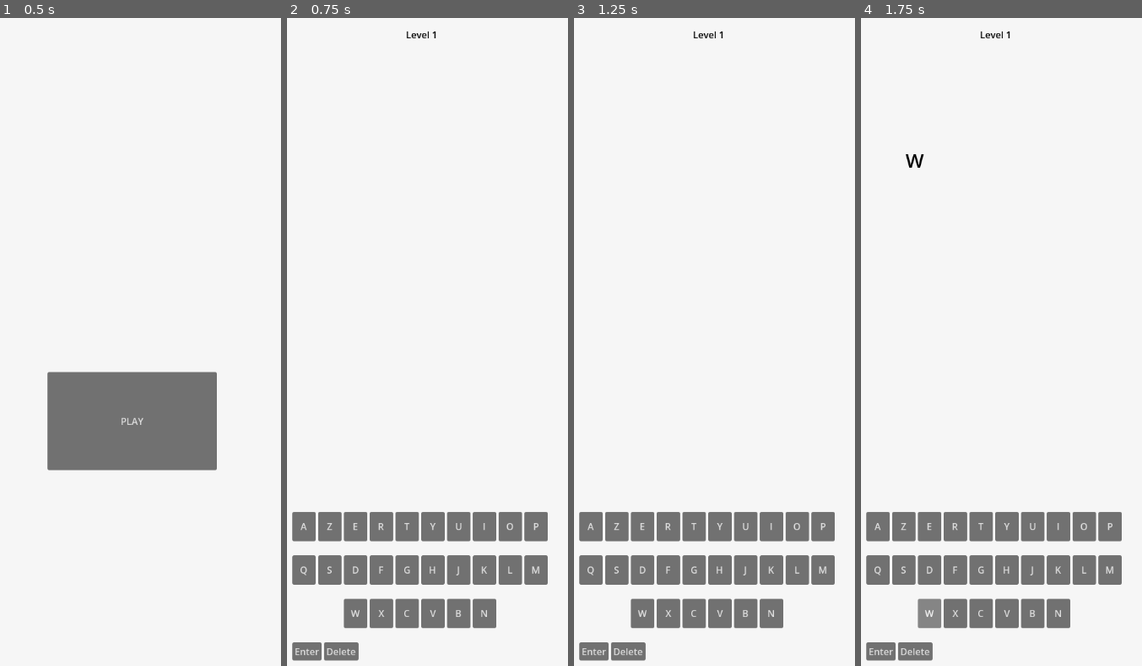
Above: before the commit, frames 1-4 (left to right).
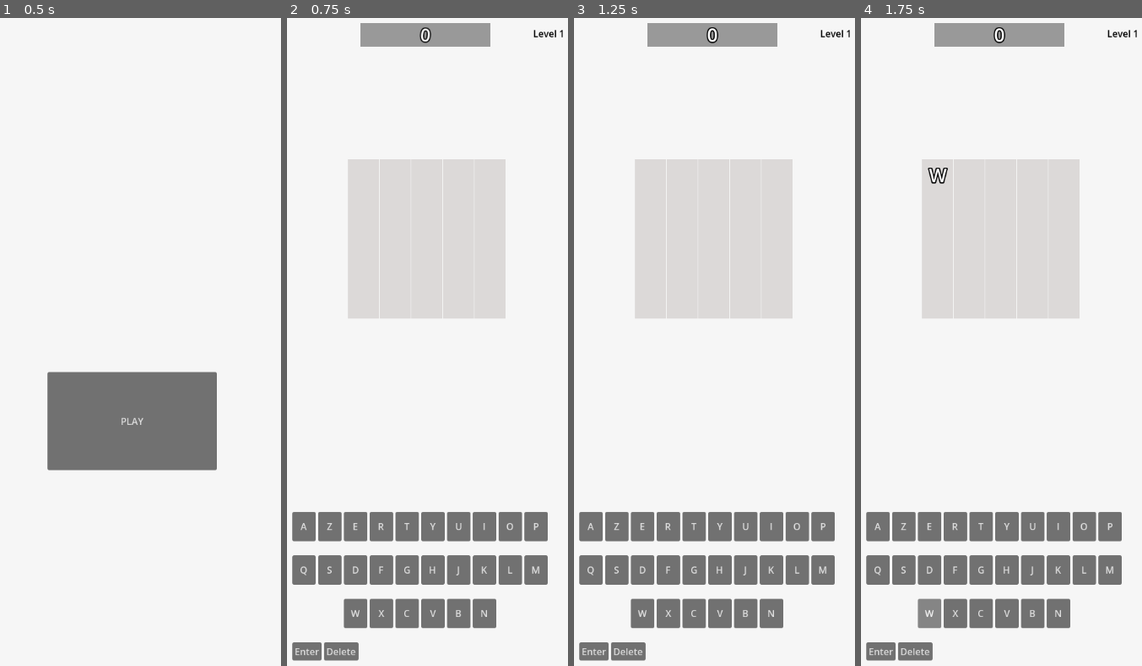
Above: after the commit, the same moments.

Repository: Alex-Onceanu/IGRWordle
Game: Godot game, scene res://main.tscn
The game is run twice, just before and just after one commit, with the same random seed, the same clock (stepped at 60 frames per second) and the same inputs.
Inputs:
- Up to frame 1 (0.5 s): no input
- Up to frame 2 (0.75 s): click "PLAY" at 0.5 s
- Up to frame 3 (1.25 s): no input
- Up to frame 4 (1.75 s): click "W" at 1.25 s

Frame 1 is identical in both runs. In frame 2, 15% of the frame differs, in the area x 21-99%, y 0-47%; in frame 3, 15%; in frame 4, 15%, in the area x 15-99%, y 0-47%.

Commit message:
Score (#22)
* Special label class with boing animation

* Special label class with boing animation

* Integrated the char animation into the game

* Score with small animation

* removed the images and corrected a little the grid position

---------

Co-authored-by: Alex Onceanu <4lex.onceanu@gmail.com>
Co-authored-by: Mathieu SENART <50012951+msenart@users.noreply.github.com>
Co-authored-by: msenart <mathieu.senart@gmail.com>

Diff:
--- a/assets/icon.svg
+++ /dev/null
@@ -1,3 +0,0 @@
-version https://git-lfs.github.com/spec/v1
-oid sha256:6c80384360a5b269d1054bfb27241258154e2cc8167c522016fdc1820e84e0f8
-size 995
--- a/game/game_state.gd
+++ b/game/game_state.gd
@@ -12,7 +12,7 @@
 @export var points: int = 0:
 	set(value):
 		points = value
-		points_changed.emit()
+		points_changed.emit(points)
 @export var mystery_word: String = ""
 @export var current_string_guess : String = ""
 @export var current_attempt : int = 0
--- a/game/level/letter_box.gd
+++ b/game/level/letter_box.gd
@@ -30,16 +30,29 @@
 var letter : String = "~":
 	set(letter_v):
 		letter = letter_v.to_upper()
-		$Label.text = letter
+		$AnimatedChar.txt = letter
+
+@onready var bonus_points_anchor = $BonusPoints.position
 #endregion
 
 #region Private functions
 func _ready() -> void :
 	letter = letter.to_upper()
 	status = status
+	$BonusPoints.modulate.a = 0.0
 #endregion
 
 #region Public functions
+func animate(pts : int) -> void:
+	$AnimatedChar.activate(0.0)
+	$BonusPoints.position = bonus_points_anchor
+	$BonusPoints.text = "+" + str(pts)
+	$BonusPoints.modulate = Color($TextureRect.modulate)
+	# $BonusPoints.add_theme_color_override("font_color", $TextureRect.color)
+	$BonusPoints.modulate.a = 1.0
+	create_tween().tween_property($BonusPoints, "position", bonus_points_anchor + Vector2(0.0, -30.0), 0.8)
+	create_tween().tween_property($BonusPoints, "modulate:a", 0.0, 0.8)
+
 ## Instantiates a LetterBox.
 ##
 ## [param letter]: The letter to show.
--- a/game/level/letter_box.tscn
+++ b/game/level/letter_box.tscn
@@ -1,6 +1,7 @@
 [gd_scene format=3 uid="uid://dvlaq8o7sq7c6"]
 
 [ext_resource type="Script" uid="uid://byaqov2n12fjb" path="res://game/level/letter_box.gd" id="1_w7ff6"]
+[ext_resource type="PackedScene" uid="uid://db1vwod7r5k1t" path="res://game/power_up/animated_char.tscn" id="2_qvapa"]
 
 [node name="LetterBox" type="Control" unique_id=573317305]
 custom_minimum_size = Vector2(50, 50)
@@ -8,19 +9,25 @@
 anchors_preset = 0
 script = ExtResource("1_w7ff6")
 
-[node name="TextureRect" type="TextureRect" parent="." unique_id=2003333903]
+[node name="TextureRect" type="ColorRect" parent="." unique_id=400592472]
 layout_mode = 0
 offset_right = 53.0
 offset_bottom = 55.0
-expand_mode = 1
-stretch_mode = 4
 
-[node name="Label" type="Label" parent="." unique_id=964228251]
+[node name="AnimatedChar" parent="." unique_id=1376181817 instance=ExtResource("2_qvapa")]
 layout_mode = 0
-offset_left = 17.0
-offset_top = 3.0
-offset_right = 36.0
-offset_bottom = 49.0
-theme_override_colors/font_color = Color(0, 0, 0, 1)
-theme_override_font_sizes/font_size = 33
-text = "~"
+offset_left = 27.0
+offset_top = 27.0
+offset_right = 27.0
+offset_bottom = 27.0
+
+[node name="BonusPoints" type="Label" parent="." unique_id=1550608380]
+z_index = 1
+layout_mode = 0
+offset_left = 54.0
+offset_top = -13.0
+offset_right = 85.0
+offset_bottom = 11.0
+rotation = 0.47822022
+theme_override_constants/outline_size = 6
+text = "+10"
--- a/game/level/level.gd
+++ b/game/level/level.gd
@@ -16,6 +16,7 @@
 	$Keyboard.enter_pressed.connect(enter_pressed_callback)
 	$Keyboard.del_pressed.connect(del_pressed_callback)
 	$WinningMenu.next_level_pressed.connect(next_level_game)
+	$GameState.points_changed.connect($Score.update_points)
 	reset_game(false)
 #endregion
 
@@ -44,27 +45,32 @@
 			return
 		var number_correct : int = 0
 		for j in range(len($GameState.current_string_guess)):
+			var letter_box : LetterBox = $Grid.get_cell($GameState.current_attempt, j)
+			var points_earned : int = 0
 			if ($GameState.current_string_guess[j] == $GameState.mystery_word[j]):
 				letters_mystery_word.erase($GameState.current_string_guess[j])
-				var letter_box : LetterBox = $Grid.get_cell($GameState.current_attempt, j)
 				letter_box.status = LetterBox.Status.CORRECT
 				var key : KeyboardKey = $Keyboard.get_key($GameState.current_string_guess[j])
 				var texture_rect : Button = key.find_child("Button")
 				texture_rect.modulate = Color(0.0, 0.698, 0.0, 1.0)
 				number_correct+=1
+				points_earned = 10
 			elif ($GameState.current_string_guess[j] in letters_mystery_word):
 				letters_mystery_word.erase($GameState.current_string_guess[j])
-				var letter_box : LetterBox = $Grid.get_cell($GameState.current_attempt, j)
 				letter_box.status = LetterBox.Status.MISPLACED
 				var key : KeyboardKey = $Keyboard.get_key($GameState.current_string_guess[j])
 				var texture_rect : Button = key.find_child("Button")
 				texture_rect.modulate = Color(0.0, 0.698, 0.0, 1.0)
+				points_earned = 5
 			else :
-				var letter_box : LetterBox = $Grid.get_cell($GameState.current_attempt, j)
 				letter_box.status = LetterBox.Status.WRONG
 				var key : KeyboardKey = $Keyboard.get_key($GameState.current_string_guess[j])
 				var texture_rect : Button = key.find_child("Button")
 				texture_rect.modulate = Color(0.273, 0.273, 0.273, 1.0)
+				points_earned = 1
+			letter_box.animate(points_earned)
+			$GameState.points += points_earned
+			await get_tree().create_timer(0.3).timeout
 		if (number_correct == $Grid.grid_size.y):
 			on_winning_do()
 			return
--- a/game/level/level.tscn
+++ b/game/level/level.tscn
@@ -5,6 +5,7 @@
 [ext_resource type="PackedScene" uid="uid://fe2yb7f61hmb" path="res://game/level/keyboard.tscn" id="3_k26x8"]
 [ext_resource type="PackedScene" uid="uid://fjhnfmwsawo3" path="res://game/level/winning_menu.tscn" id="5_dynoe"]
 [ext_resource type="PackedScene" uid="uid://dalnv4ctvosjo" path="res://game/game_state.tscn" id="5_y11jn"]
+[ext_resource type="PackedScene" uid="uid://dy1bci3rg7qji" path="res://game/level/score.tscn" id="6_k26x8"]
 
 [node name="Level" type="Node2D" unique_id=1641894213]
 script = ExtResource("1_qq5er")
@@ -17,8 +18,8 @@
 anchor_bottom = 0.0
 offset_left = 220.0
 offset_top = 278.0
-offset_right = 360.0
-offset_bottom = 428.0
+offset_right = 449.0
+offset_bottom = 478.0
 grow_horizontal = 1
 grow_vertical = 1
 
@@ -38,10 +39,10 @@
 color = Color(0.96254605, 0.96254593, 0.96254593, 1)
 
 [node name="LevelLabel" type="RichTextLabel" parent="." unique_id=331414528]
-offset_left = 301.0
-offset_top = 21.0
-offset_right = 377.0
-offset_bottom = 45.0
+offset_left = 518.0
+offset_top = 19.0
+offset_right = 594.0
+offset_bottom = 43.0
 theme_override_colors/default_color = Color(0, 0, 0, 1)
 text = "Level 1"
 
@@ -80,5 +81,11 @@
 offset_right = 418.0
 offset_bottom = 687.0
 
+[node name="Score" parent="." unique_id=768050888 instance=ExtResource("6_k26x8")]
+offset_left = 334.0
+offset_top = 13.0
+offset_right = 334.0
+offset_bottom = 13.0
+
 [connection signal="button_up" from="GameOverUI/RestartGameButton" to="." method="_on_restart_game_button_button_up"]
 [connection signal="button_up" from="GameOverUI/ReturnMainMenu" to="." method="_on_return_main_menu_button_up"]
--- /dev/null
+++ b/game/level/score.gd
@@ -0,0 +1,11 @@
+extends Control
+
+func _ready() -> void:
+	reset()
+
+func reset() -> void:
+	$AnimatedChar.txt = "0"
+
+func update_points(pts : int) -> void:
+	$AnimatedChar.activate(0.0)
+	$AnimatedChar.set_char(str(pts))
--- /dev/null
+++ b/game/level/score.tscn
@@ -0,0 +1,26 @@
+[gd_scene format=3 uid="uid://dy1bci3rg7qji"]
+
+[ext_resource type="PackedScene" uid="uid://db1vwod7r5k1t" path="res://game/power_up/animated_char.tscn" id="1_87ofm"]
+[ext_resource type="Script" uid="uid://bapa2he7psir4" path="res://game/level/score.gd" id="1_ei4c0"]
+
+[node name="Score" type="Control" unique_id=768050888]
+layout_mode = 3
+anchors_preset = 15
+anchor_right = 1.0
+anchor_bottom = 1.0
+grow_horizontal = 2
+grow_vertical = 2
+script = ExtResource("1_ei4c0")
+
+[node name="ColorRect" type="ColorRect" parent="." unique_id=1754619095]
+layout_mode = 0
+offset_left = -111.0
+offset_right = 111.0
+offset_bottom = 40.0
+color = Color(0.59919906, 0.599199, 0.59919894, 1)
+
+[node name="AnimatedChar" parent="." unique_id=1376181817 instance=ExtResource("1_87ofm")]
+layout_mode = 0
+offset_top = 20.0
+offset_bottom = 20.0
+char = "108"
--- /dev/null
+++ b/game/power_up/animated_char.gd
@@ -0,0 +1,26 @@
+extends Control
+
+#to change the duration or strength of the animation, change the curves
+@export var rotation_anim : Curve
+@export var scale_anim : Curve
+var txt : String = "W":
+	set(v):
+		$Movable/Label.text = v
+
+func spring(t : float) -> void:
+	$Movable.rotation_degrees = rotation_anim.sample(t)
+	$Movable.scale = scale_anim.sample(t) * Vector2(1.0, 1.0)
+
+func _on_anim_delay_timeout() -> void:
+	create_tween().tween_method(spring, 0.0, rotation_anim.max_domain, rotation_anim.max_domain)
+
+func set_char(ch : String) -> void:
+	txt = ch
+	$Movable/Label.text = ch
+
+#starts the "boing" animation after "lag" seconds
+func activate(lag : float) -> void:
+	if lag <= 0.0001:
+		_on_anim_delay_timeout()
+	else:
+		$AnimDelay.start(lag)
--- /dev/null
+++ b/game/power_up/animated_char.gdshader
@@ -0,0 +1,6 @@
+shader_type canvas_item;
+
+void fragment() {
+	vec2 uv = 2.0 * UV - 1.0;
+	COLOR = vec4(vec3(1.0), step(0.4, 1. - dot(uv, uv)));
+}
--- /dev/null
+++ b/game/power_up/animated_char.tscn
@@ -0,0 +1,45 @@
+[gd_scene format=3 uid="uid://db1vwod7r5k1t"]
+
+[ext_resource type="Script" uid="uid://cc2dcjocc3bur" path="res://game/power_up/animated_char.gd" id="1_v35ln"]
+
+[sub_resource type="Curve" id="Curve_v35ln"]
+_limits = [-18.0, 18.0, 0.0, 0.3]
+_data = [Vector2(0, -4.7683716e-07), 0.0, 0.0, 0, 0, Vector2(0.07615386, -18), 0.0, 0.0, 0, 0, Vector2(0.15000002, 10.658824), 0.0, 0.0, 0, 0, Vector2(0.22538464, -4.533333), 0.0, 0.0, 0, 0, Vector2(0.3, -4.7683716e-07), 0.0, 0.0, 0, 0]
+point_count = 5
+
+[sub_resource type="Curve" id="Curve_150kp"]
+_limits = [0.8, 1.2, 0.0, 0.3]
+_data = [Vector2(0, 1), 0.0, 0.0, 0, 0, Vector2(0.07923077, 1.2), 0.0, 0.0, 0, 0, Vector2(0.15307693, 0.90864795), 0.0, 0.0, 0, 0, Vector2(0.22615384, 1.054324), 0.0, 0.0, 0, 0, Vector2(0.3, 0.99943155), 0.0, 0.0, 0, 0]
+point_count = 5
+
+[node name="AnimatedChar" type="Control" unique_id=1376181817]
+layout_mode = 3
+anchors_preset = 0
+script = ExtResource("1_v35ln")
+rotation_anim = SubResource("Curve_v35ln")
+scale_anim = SubResource("Curve_150kp")
+
+[node name="Movable" type="Control" parent="." unique_id=929566901]
+anchors_preset = 0
+offset_left = -39.0
+offset_top = -39.0
+offset_right = 40.0
+offset_bottom = 40.0
+pivot_offset_ratio = Vector2(0.5, 0.5)
+
+[node name="Label" type="Label" parent="Movable" unique_id=345489196]
+layout_mode = 0
+offset_left = -19.0
+offset_top = 16.0
+offset_right = 97.0
+offset_bottom = 62.0
+theme_override_constants/outline_size = 8
+theme_override_font_sizes/font_size = 32
+text = "W"
+horizontal_alignment = 1
+vertical_alignment = 1
+
+[node name="AnimDelay" type="Timer" parent="." unique_id=2138483255]
+one_shot = true
+
+[connection signal="timeout" from="AnimDelay" to="." method="_on_anim_delay_timeout"]
--- a/game/shop_menu/shop_menu.gd
+++ b/game/shop_menu/shop_menu.gd
@@ -9,8 +9,8 @@
 #region Private functions
 func append_item(item : Item) -> void:
 	shop_items.append(item)
-	label.text =
-	$VBoxContainer/VBoxContainer.add_child(label)
+	# label.text = "gyatt"
+	# $VBoxContainer/VBoxContainer.add_child(label)
 
 
 #endregion
--- a/project.godot
+++ b/project.godot
@@ -13,7 +13,6 @@
 config/name="IGRWordle"
 run/main_scene="uid://cvn4o6hrrxnxj"
 config/features=PackedStringArray("4.6", "Mobile")
-config/icon="res://assets/icon.svg"
 run/size/viewport_height=648
 run/size/viewport_width=1152
 run/handheld/orientation=0
Binary file removed: assets/emptyletter.png
Not shown, removed: assets/emptyletter.png.import
Binary file removed: assets/grid.png
Not shown, removed: assets/grid.png.import
Not shown, removed: assets/icon.svg.import
Binary file removed: assets/no.png
Not shown, removed: assets/no.png.import
Binary file removed: assets/ok.png
Not shown, removed: assets/ok.png.import
Not shown, added: game/level/score.gd.uid
Not shown, added: game/power_up/animated_char.gd.uid
Not shown, added: game/power_up/animated_char.gdshader.uid
